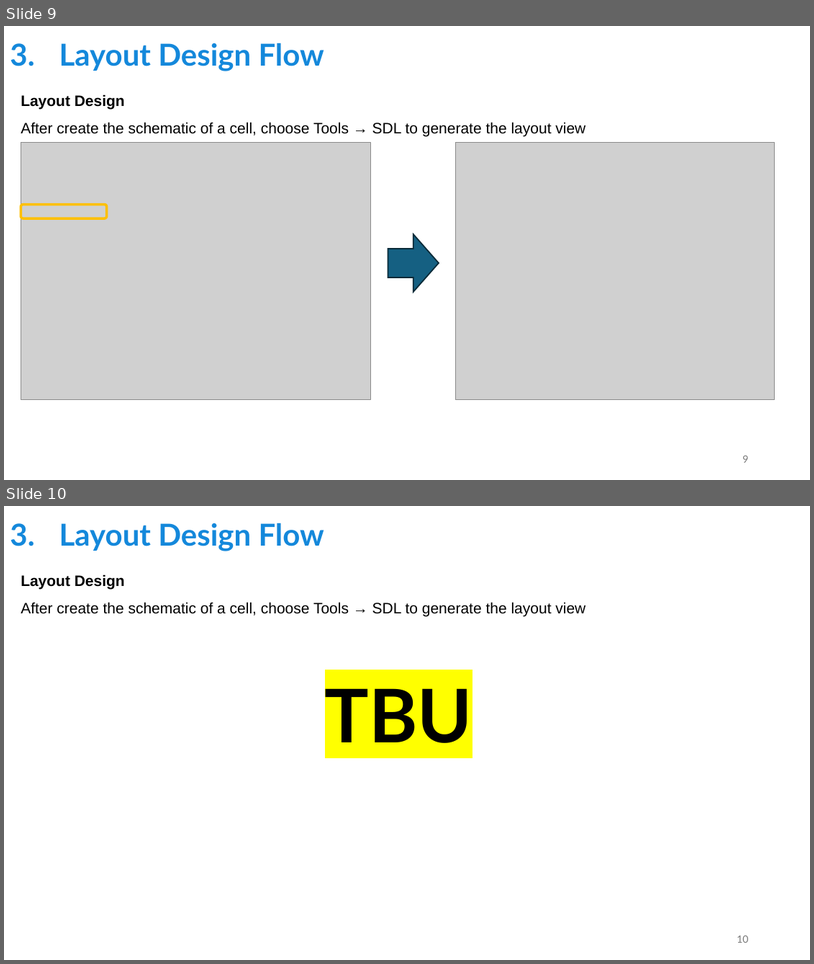
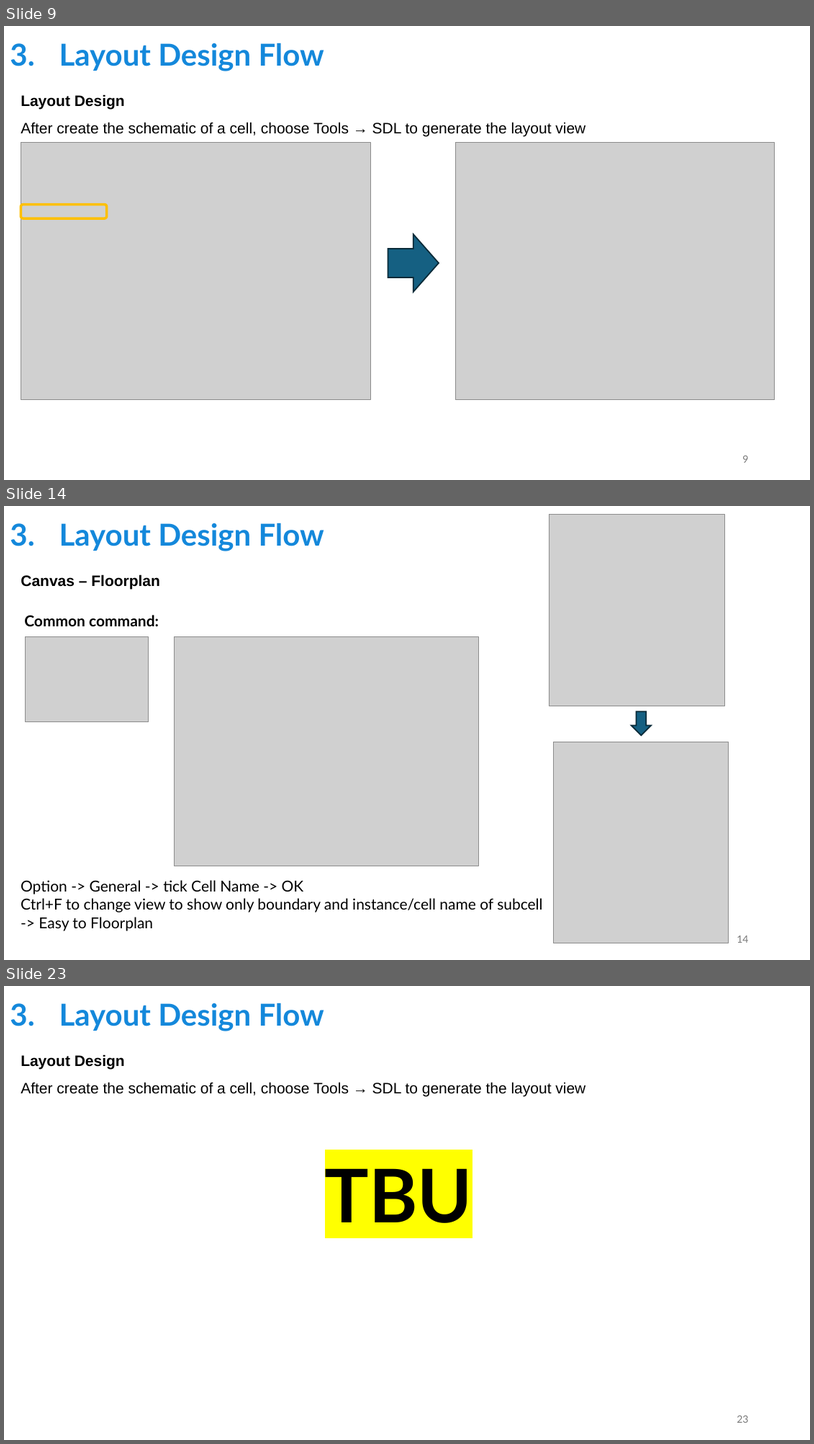
Before and after one commit to tien2032002/CC-Guideline, a slide deck: SYNOPSYS TOOLS GUIDELINES 1.pptx. Shown one above the other, each under a label of ours: slides 9 and 10 before the commit, slides 9, 14 and 23 after it; the slides between them are not shown. The pictures are 814x964 and 814x1444 pixels, drawn with LibreOffice and Linux fonts; fonts in the diff are those of the drawing; grey boxes stand for pictures. Boxes give left, top, right and bottom in pixels: in the first picture for what was removed or moved away, otherwise in the second. Text is boxed around its words. In the diff, an @@ line names an element or a change of style, - is before the commit and + after.

Commit message:
update layout guideline

```diff
--- a/SYNOPSYS TOOLS GUIDELINES 1.pptx
+++ b/SYNOPSYS TOOLS GUIDELINES 1.pptx
@@ slide 14 added at bbox=[4, 506, 810, 960], background #FFFFFF @@
@@ title added at bbox=[59, 523, 324, 551], 36 pt, text #1488DB, bold @@
+3. Layout Design Flow
@@ picture added at bbox=[550, 515, 725, 705] @@
@@ text added at bbox=[21, 574, 160, 590], 18 pt, text #000000, bold @@
+Canvas – Floorplan
@@ text added at bbox=[24, 615, 159, 626], 18 pt, text #000000, bold @@
+Common command:
@@ picture added at bbox=[25, 636, 149, 722] @@
@@ picture added at bbox=[175, 636, 479, 866] @@
@@ down arrow added at bbox=[632, 712, 651, 735], fill #156082, outline #092A39 1.5 pt @@
@@ picture added at bbox=[553, 741, 729, 943] @@
@@ text added at bbox=[21, 880, 543, 931], 18 pt, text #000000 @@
+Option -> General -> tick Cell Name -> OK
+Ctrl+F to change view to show only boundary and instance/cell name of subcell
+-> Easy to Floorplan
@@ page number added at bbox=[737, 935, 748, 942], 12 pt, text #797979 @@
+14
@@ what was slide 10 is now slide 23 @@
@@ page number at bbox=[737, 1415, 748, 1422]: text changed @@
-10
+23
```
Also in this commit, not shown: 12 other slides added.
